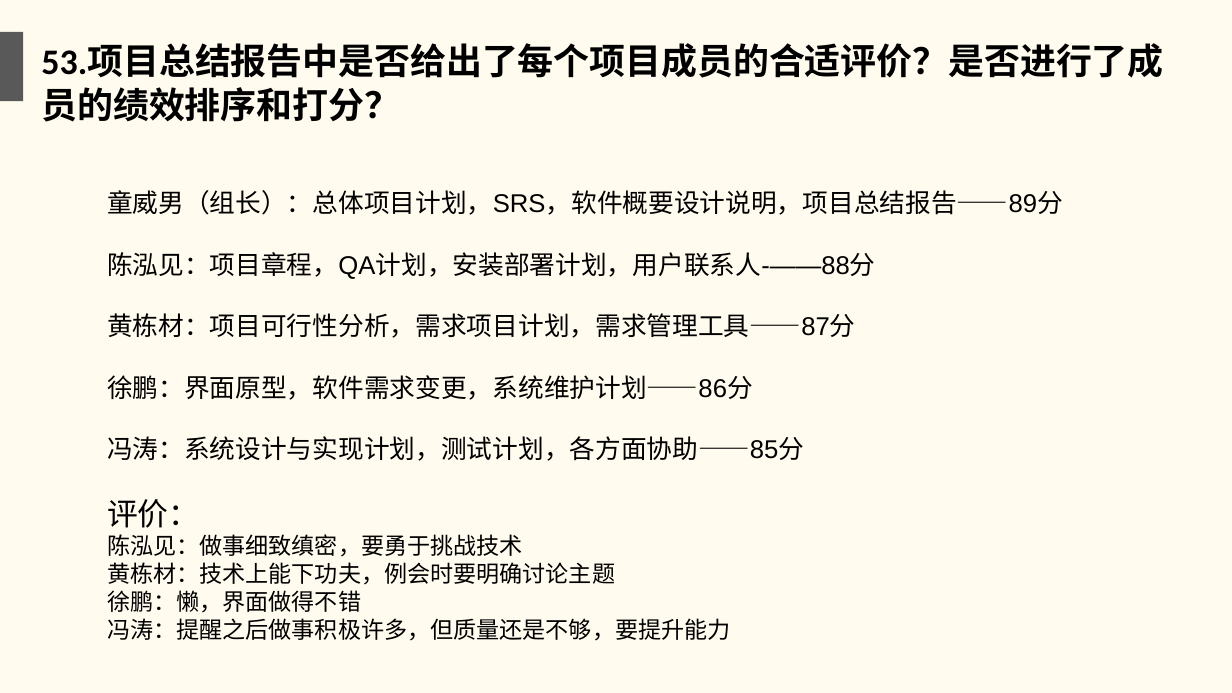
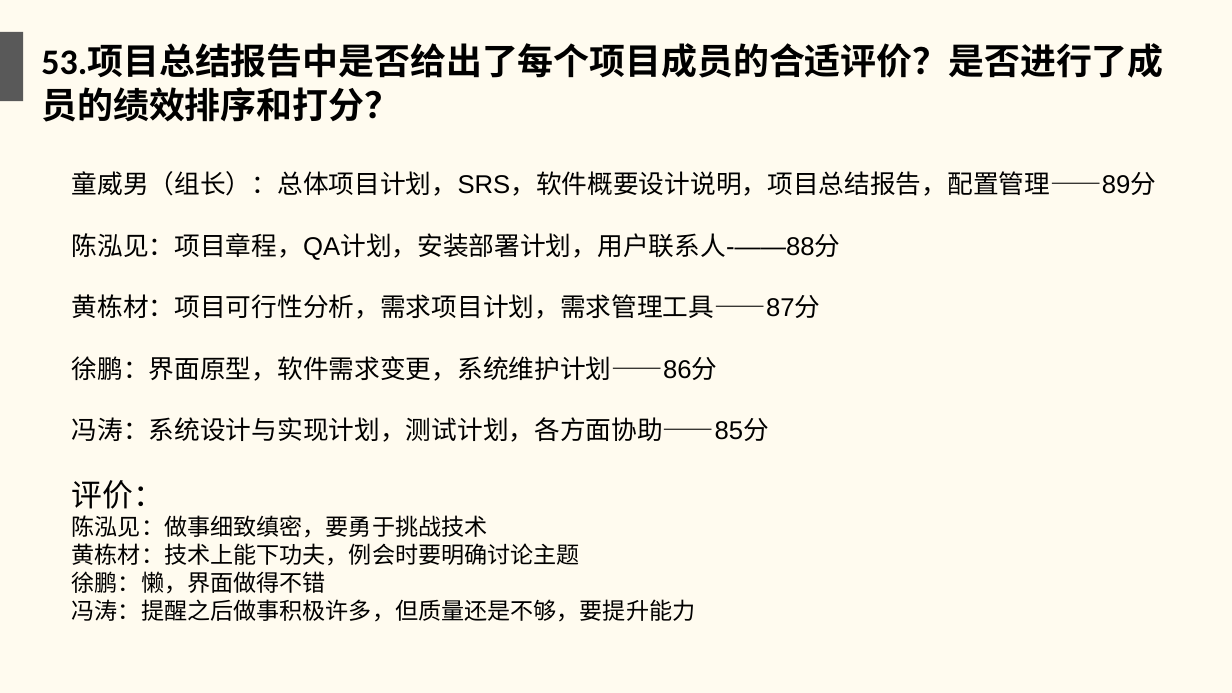
Before and after one commit to twn422/PRD2017, a slide deck: slide 55 of PRD-2017-G24/STW/受控文件/分析设计/项目收尾评审.ppt. Drawn at 1232x693 pixels with LibreOffice and Linux fonts; fonts in the diff are those of the drawing. Boxes give left, top, right and bottom in pixels: in the first picture for what was removed or moved away, otherwise in the second. Text is boxed around its words. In the diff, an @@ line names an element or a change of style, - is before the commit and + after.

```diff
--- a/PRD-2017-G24/STW/受控文件/分析设计/项目收尾评审.ppt
+++ b/PRD-2017-G24/STW/受控文件/分析设计/项目收尾评审.ppt
@@ text "童威男（组长）：总体项目计划，SRS，软件概要设计说明，项目总结报告，配置管理——89分": place and size @@
-text "童威男（组长）：总体项目计划，SRS，软件概要设计说明，项目总结报告，配置管理——89分" at [107,190,1063,641]
+text "童威男（组长）：总体项目计划，SRS，软件概要设计说明，项目总结报告，配置管理——89分" at [72,171,1156,622]
@@ text at [72,171,1156,196]: text changed @@
-童威男（组长）：总体项目计划，SRS，软件概要设计说明，项目总结报告——89分
+童威男（组长）：总体项目计划，SRS，软件概要设计说明，项目总结报告，配置管理——89分
```
Also in this commit, not shown: 10 other slides changed, 1 other file.
